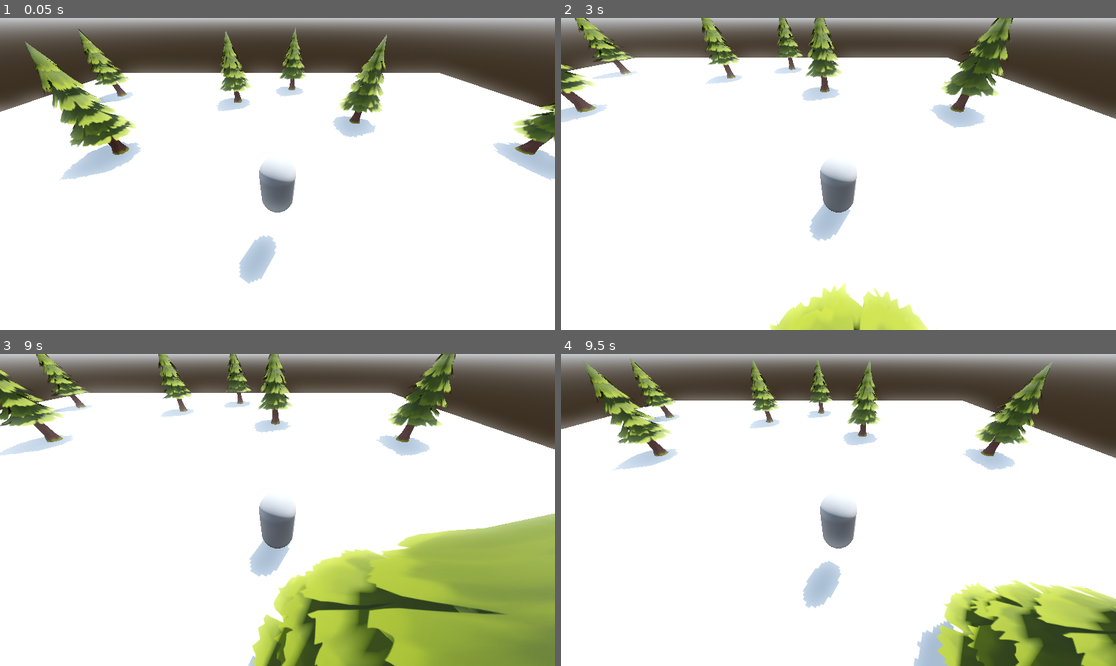
Above: before the commit, frames 1-4 (two rows, left to right).
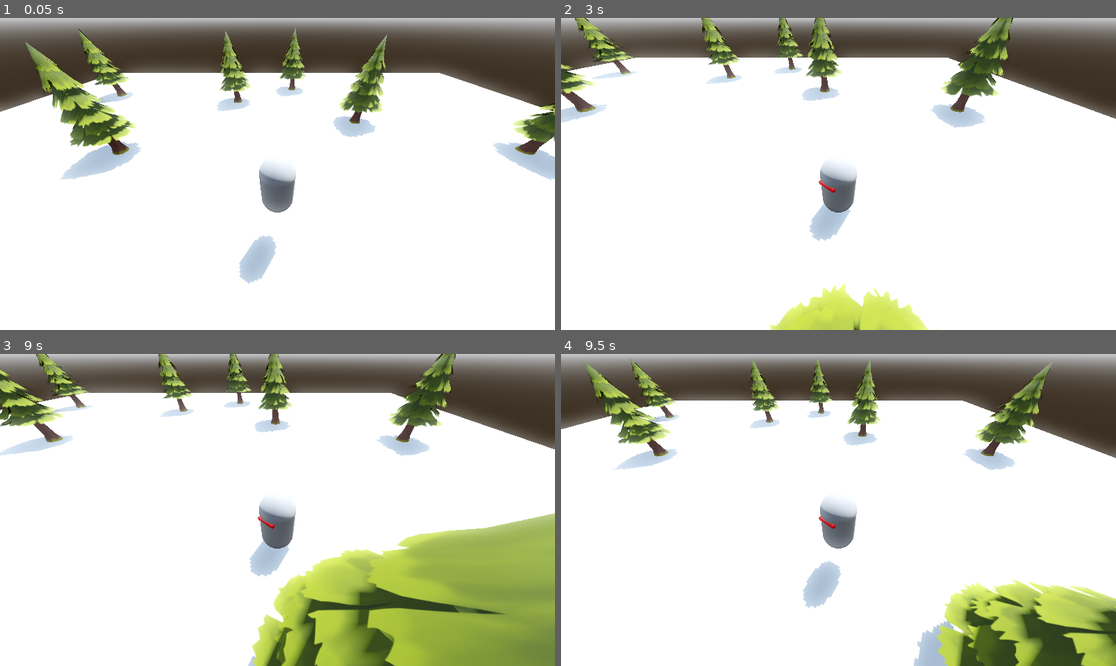
Above: after the commit, the same moments.

Repository: SugarF0x/the-harvest
Game: Godot game, scene res://zones/sandbox.tscn
Two runs of this game, one before a commit and one after it. Both use one fixed random seed, a clock stepped at 60 frames per second and the inputs below.
Inputs (mouse positions are in pixels of both pictures, inside the frame that each line leads up to):
- Up to frame 1 (0.05 s): no input
- Up to frame 2 (3 s): tap Enter (ui_accept) at 0.5, 0.77, 1.52 s; move the mouse to (960, 158) at 0.52 s; hold D (move_right) 0.53-1.28 s; click (960, 158) at 0.67 s; move the mouse to (727, 189) at 1.27 s; hold S (move_backward) 1.28-2.03 s; click (727, 189) at 1.42 s; move the mouse to (894, 105) at 2.02 s; hold D (move_right) 2.03-2.78 s; click (894, 105) at 2.17 s; move the mouse to (810, 236) at 2.77 s; hold W (move_forward) from 2.78 s (still down); click (810, 236) at 2.92 s
- Up to frame 3 (9 s): tap Enter (ui_accept) at 3.02, 3.77, 4.52, 6.02, 6.77, 7.52 s; move the mouse to (444, 556) at 3.52 s; release W (move_forward) at 3.53 s; hold A (move_left) 3.53-5.03 s; click (444, 556) at 3.67 s; move the mouse to (111, 463) at 4.27 s; click (111, 463) at 4.42 s; move the mouse to (305, 510) at 5.02 s; hold S (move_backward) 5.03-5.78 s; click (305, 510) at 5.17 s; move the mouse to (194, 432) at 5.77 s; hold D (move_right) 5.78-6.53 s; click (194, 432) at 5.92 s; move the mouse to (399, 494) at 6.52 s; hold W (move_forward) 6.53-7.28 s; click (399, 494) at 6.67 s; move the mouse to (166, 525) at 7.27 s; hold D (move_right) 7.28-8.03 s; click (166, 525) at 7.42 s; move the mouse to (333, 441) at 8.02 s; hold S (move_backward) 8.03-8.78 s; click (333, 441) at 8.17 s; move the mouse to (249, 572) at 8.77 s; hold A (move_left) from 8.78 s (still down); click (249, 572) at 8.92 s
- Up to frame 4 (9.5 s): keep holding A (move_left); tap Enter (ui_accept) at 9.02 s

The runs differ from the first frame. In frame 1, less than 0.1% of the frame differs, in the area x 95-96%, y 43-44%; in frame 2, less than 0.1%, in the area x 12-53%, y 17-58%; in frame 3, less than 0.1%; in frame 4, less than 0.1%.

Commit message:
have character look at mouse pos

Diff:
--- a/entities/player/player.gd
+++ b/entities/player/player.gd
@@ -10,6 +10,8 @@
 var prev_mouse_position := Vector2()
 var gravity = ProjectSettings.get_setting("physics/3d/default_gravity")
 
+@onready var camera_3d = $Camera3D
+@onready var body = $Body
 
 func _ready():
 	prev_mouse_position = get_viewport().get_mouse_position()
@@ -22,6 +24,25 @@
 	elif event is InputEventMouseMotion and Input.is_mouse_button_pressed(MOUSE_BUTTON_RIGHT):
 		var mouse_delta = event.relative
 		rotate_y(deg_to_rad(-mouse_delta.x * sensitivity))
+
+	if event is InputEventMouseMotion:
+		# Get the mouse position in the viewport
+		var mouse_position = event.position
+
+		# Convert the mouse position to a ray in world space
+		var from = camera_3d.project_ray_origin(mouse_position)
+		var to = camera_3d.project_ray_normal(mouse_position) * 1000
+
+		var parameters = PhysicsRayQueryParameters3D.new()
+		parameters.from = from
+		parameters.to = to
+		parameters.collision_mask = 1
+		var result = get_world_3d().direct_space_state.intersect_ray(parameters)
+#
+		if result:
+			var pos = result.position
+			pos[1] = position[1]
+			body.look_at(pos)
 
 func _physics_process(delta):
 	if not is_on_floor(): velocity.y -= gravity * delta
--- a/entities/player/player.tscn
+++ b/entities/player/player.tscn
@@ -1,20 +1,33 @@
-[gd_scene load_steps=4 format=3 uid="uid://bb5n570m33wfc"]
+[gd_scene load_steps=6 format=3 uid="uid://bb5n570m33wfc"]
 
 [ext_resource type="Script" path="res://entities/player/player.gd" id="1_uuj6p"]
 
+[sub_resource type="CapsuleShape3D" id="CapsuleShape3D_p4kfk"]
+
 [sub_resource type="CapsuleMesh" id="CapsuleMesh_ujh7e"]
 
-[sub_resource type="CapsuleShape3D" id="CapsuleShape3D_p4kfk"]
+[sub_resource type="StandardMaterial3D" id="StandardMaterial3D_e8g7s"]
+albedo_color = Color(1, 0, 0, 1)
+
+[sub_resource type="BoxMesh" id="BoxMesh_iafrv"]
+material = SubResource("StandardMaterial3D_e8g7s")
+size = Vector3(0.5, 0.1, 0.1)
 
 [node name="Player" type="CharacterBody3D"]
+collision_layer = 2
 script = ExtResource("1_uuj6p")
-
-[node name="MeshInstance3D" type="MeshInstance3D" parent="."]
-mesh = SubResource("CapsuleMesh_ujh7e")
 
 [node name="CollisionShape3D" type="CollisionShape3D" parent="."]
 shape = SubResource("CapsuleShape3D_p4kfk")
 
+[node name="Body" type="MeshInstance3D" parent="."]
+mesh = SubResource("CapsuleMesh_ujh7e")
+
+[node name="Eyes" type="MeshInstance3D" parent="Body"]
+transform = Transform3D(1, 0, 0, 0, 1, 0, 0, 0, 1, 0, 0.42222, -0.461703)
+mesh = SubResource("BoxMesh_iafrv")
+skeleton = NodePath("../..")
+
 [node name="Camera3D" type="Camera3D" parent="."]
 transform = Transform3D(1, 0, 0, 0, 0.707107, 0.707107, 0, -0.707107, 0.707107, 0, 3.5, 3)
 fov = 90.0
